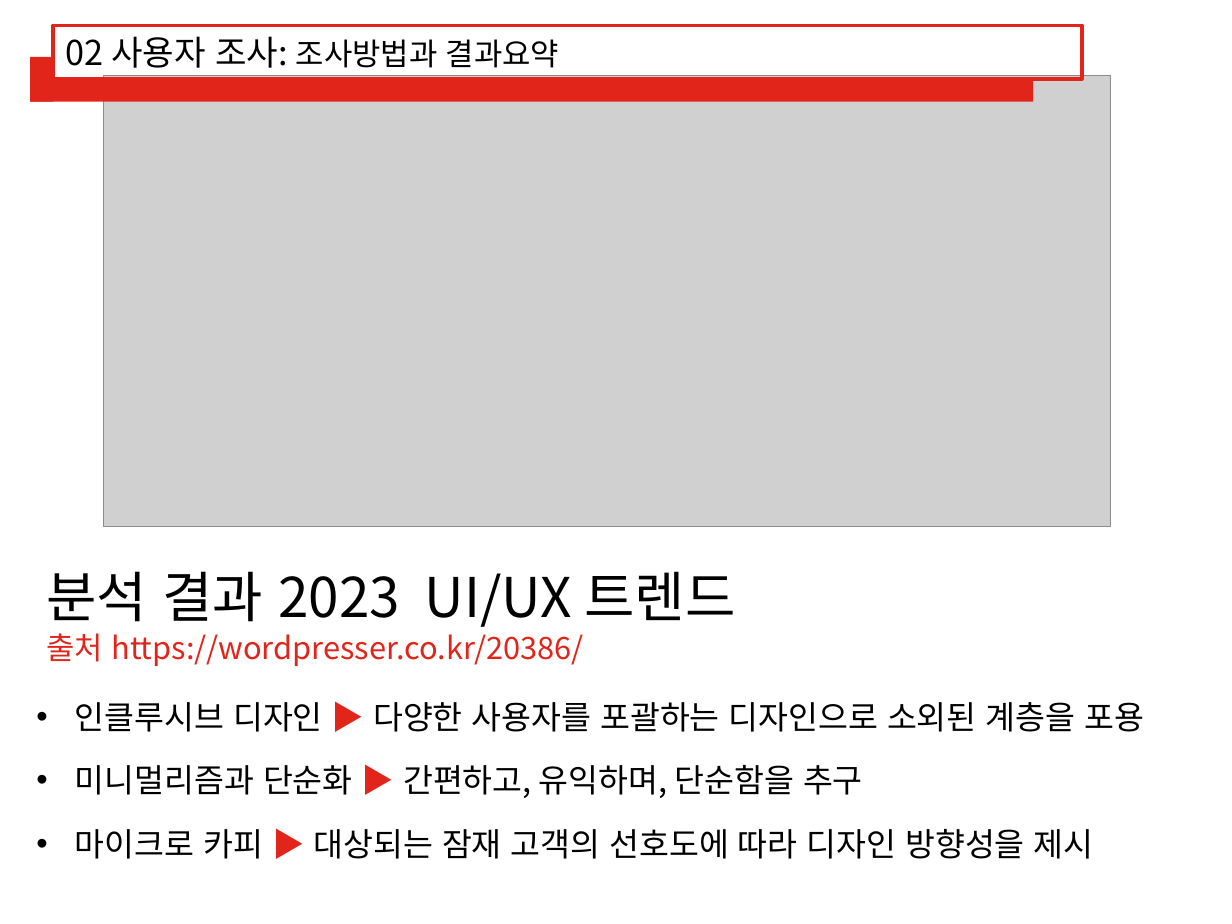
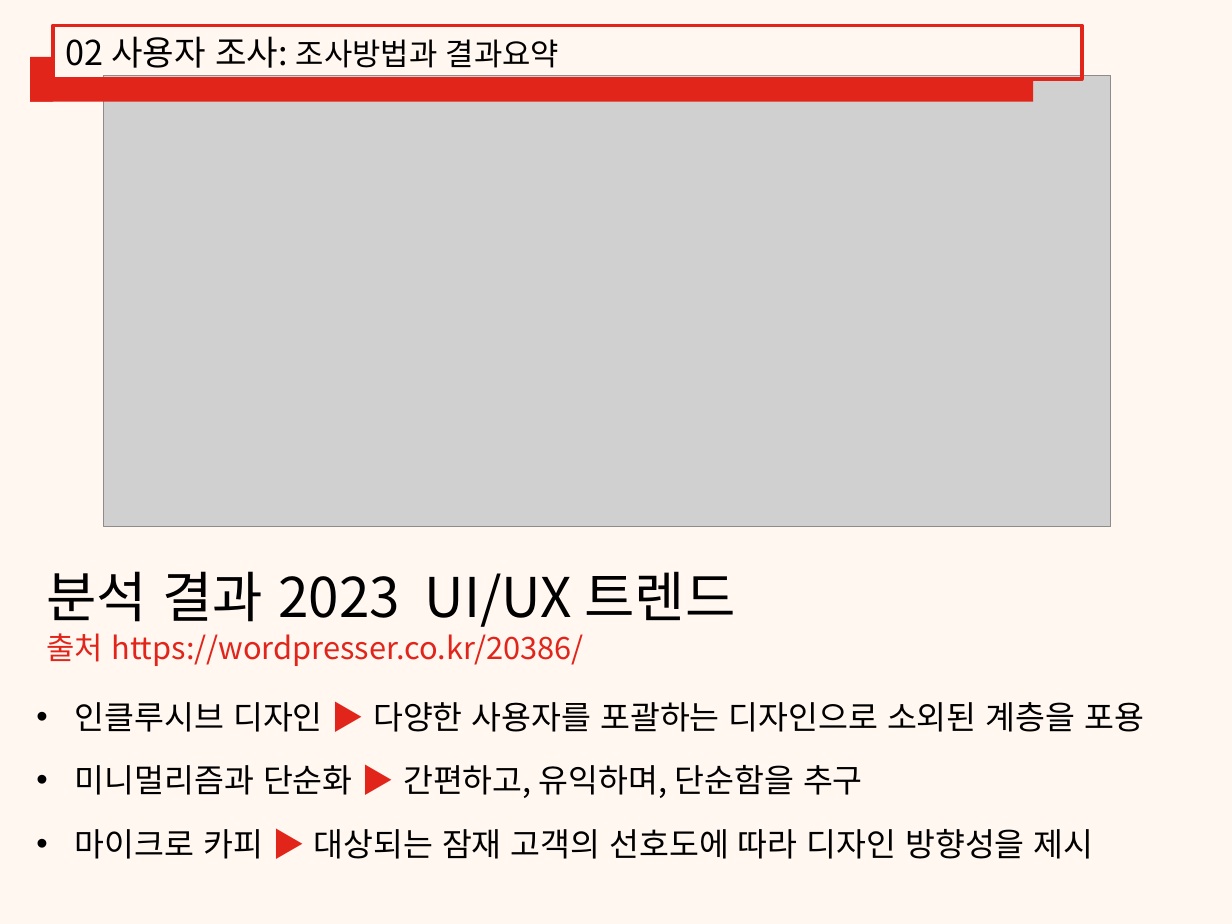
Before and after one commit to LEEGYUNGRIM/report01, a slide deck: slide 10 of 디자인설계 및 조사분석.pptx. Drawn at 1232x924 pixels with LibreOffice and Linux fonts; fonts in the diff are those of the drawing; grey boxes stand for pictures; background and template pictures are left out. Boxes give left, top, right and bottom in pixels: in the first picture for what was removed or moved away, otherwise in the second. Text is boxed around its words. In the diff, an @@ line names an element or a change of style, - is before the commit and + after.

```diff
--- a/디자인설계 및 조사분석.pptx
+++ b/디자인설계 및 조사분석.pptx
@@ rectangle added at [0, 0, 1232, 924], fill #FFEEDD at 43% opacity @@
```
